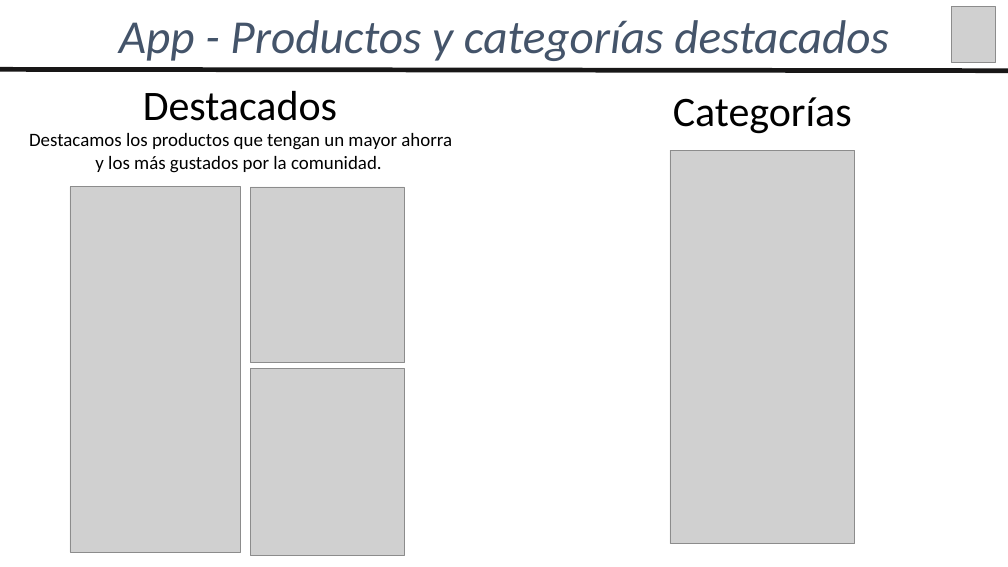
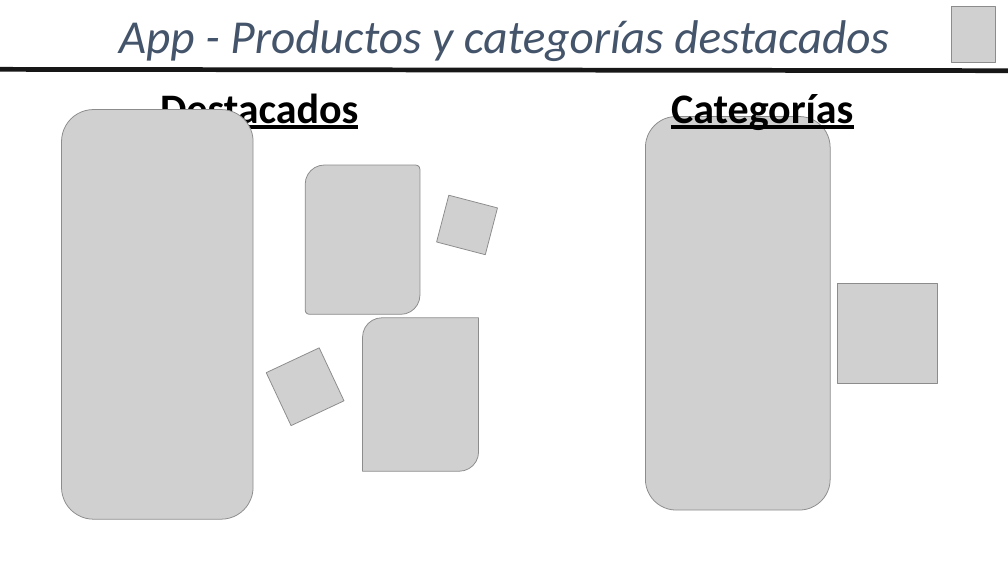
Before and after one commit to agchivite/Wewiza, a slide deck: slide 12 of 02_Documentacion/Presentacion_Wewiza.pptx. Drawn at 1008x567 pixels with LibreOffice and Linux fonts; fonts in the diff are those of the drawing; grey boxes stand for pictures. Boxes give left, top, right and bottom in pixels: in the first picture for what was removed or moved away, otherwise in the second. Text is boxed around its words. In the diff, an @@ line names an element or a change of style, - is before the commit and + after.

```diff
--- a/02_Documentacion/Presentacion_Wewiza.pptx
+++ b/02_Documentacion/Presentacion_Wewiza.pptx
@@ text "Destacados" at bbox=[160, 93, 358, 133]: bold on, underline on @@
@@ text "Destacados": place and size @@
-text "Destacados" at bbox=[143, 91, 337, 121]
+text "Destacados" at bbox=[160, 93, 358, 133]
@@ text "Categorías" at bbox=[671, 88, 853, 133]: bold on, underline on @@
@@ picture: place and size @@
-picture at bbox=[70, 187, 240, 552]
+picture at bbox=[61, 110, 253, 520]
@@ picture: place and size @@
-picture at bbox=[670, 150, 854, 544]
+picture at bbox=[646, 116, 830, 510]
@@ text removed at bbox=[29, 133, 452, 173] @@
-Destacamos los productos que tengan un mayor ahorra y los más gustados por la comunidad.
@@ picture: place and size @@
-picture at bbox=[250, 187, 404, 362]
+picture at bbox=[306, 165, 420, 314]
@@ picture added at bbox=[437, 196, 498, 255] @@
@@ picture added at bbox=[838, 284, 938, 383] @@
@@ picture: place and size @@
-picture at bbox=[250, 369, 404, 557]
+picture at bbox=[363, 318, 479, 471]
@@ picture added at bbox=[266, 348, 344, 426] @@
```
Also in this commit, not shown: 8 other slides changed, 3 other files.
